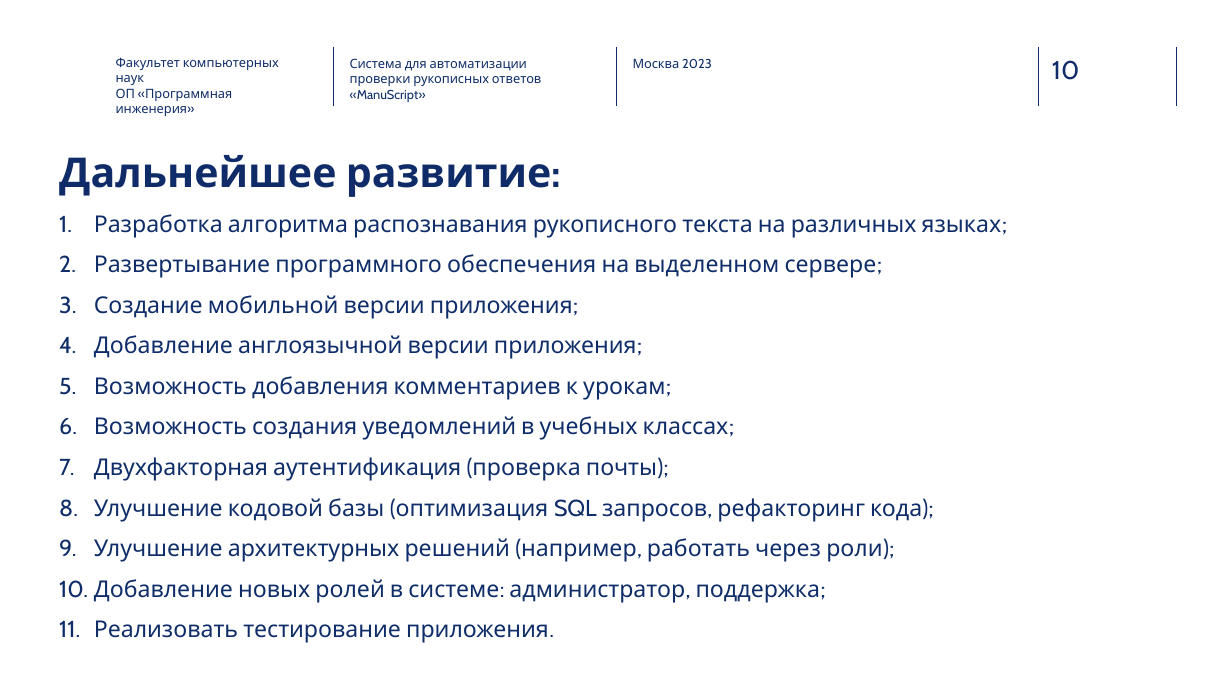
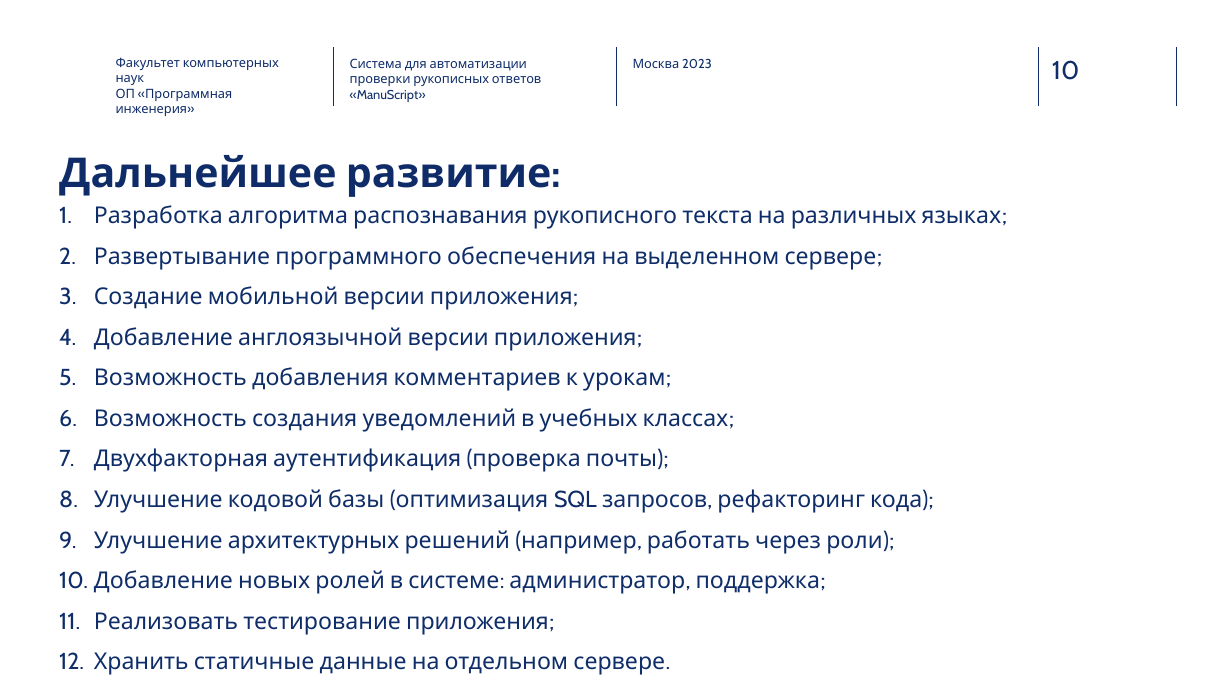
Before and after one commit to adadgoff/ManuScript, a slide deck: slide 10 of docs/Дадыков_Артемий_Презентация.pptx. Drawn at 1232x693 pixels with LibreOffice and Linux fonts; fonts in the diff are those of the drawing; background and template pictures are left out. Boxes give left, top, right and bottom in pixels: in the first picture for what was removed or moved away, otherwise in the second. Text is boxed around its words. In the diff, an @@ line names an element or a change of style, - is before the commit and + after.

```diff
--- a/docs/Дадыков_Артемий_Презентация.pptx
+++ b/docs/Дадыков_Артемий_Презентация.pptx
@@ text "Разработка алгоритма распознавания рукописного текста ...": place and size @@
-text "Разработка алгоритма распознавания рукописного текста ..." at box(94, 214, 1007, 643)
+text "Разработка алгоритма распознавания рукописного текста ..." at box(94, 205, 1007, 675)
@@ text at box(94, 612, 665, 675): text changed @@
-11. Реализовать тестирование приложения.
+11. Реализовать тестирование приложения;
+12. Хранить статичные данные на отдельном сервере.
```
Also in this commit, not shown: 6 other slides changed, 6 other files.
